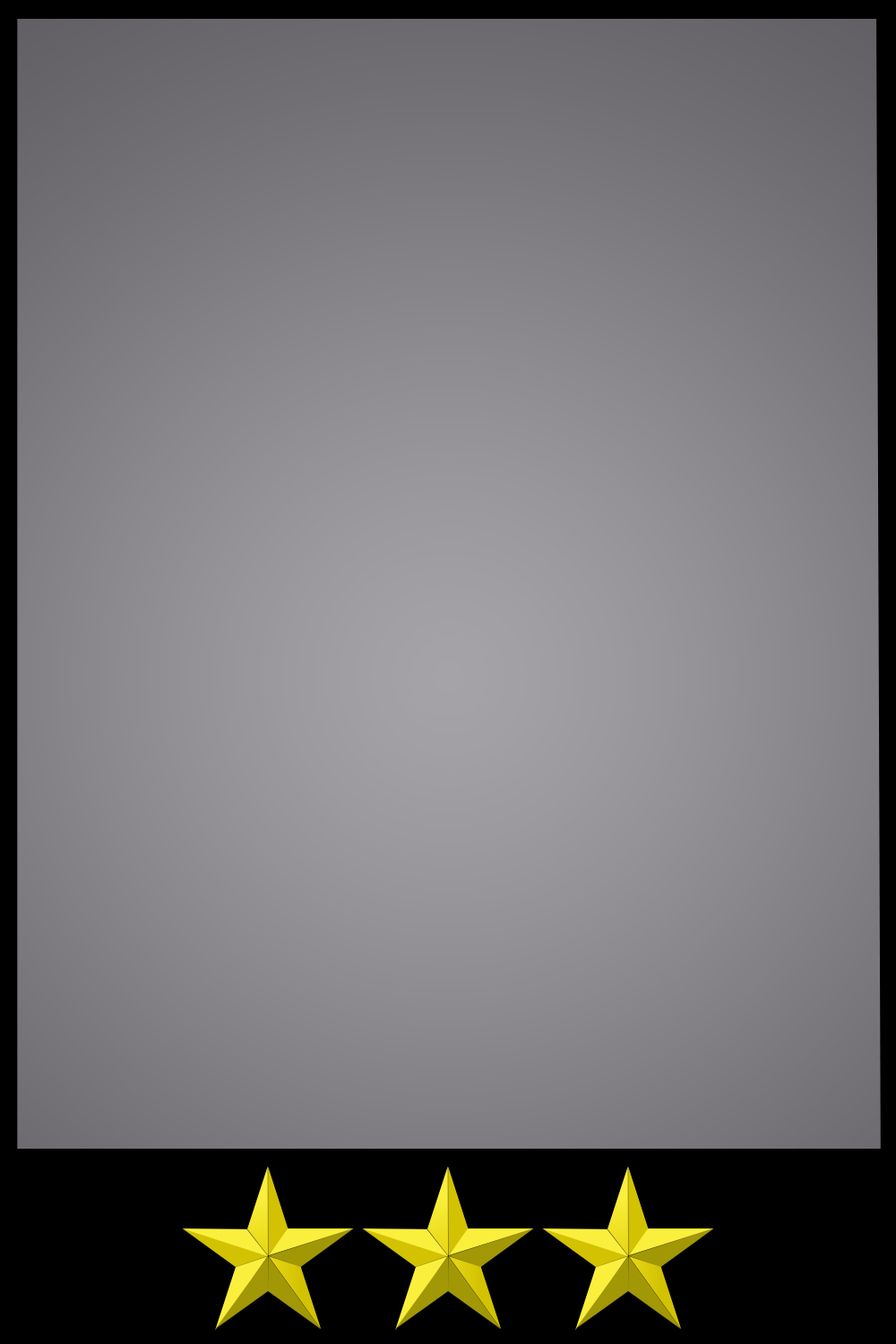
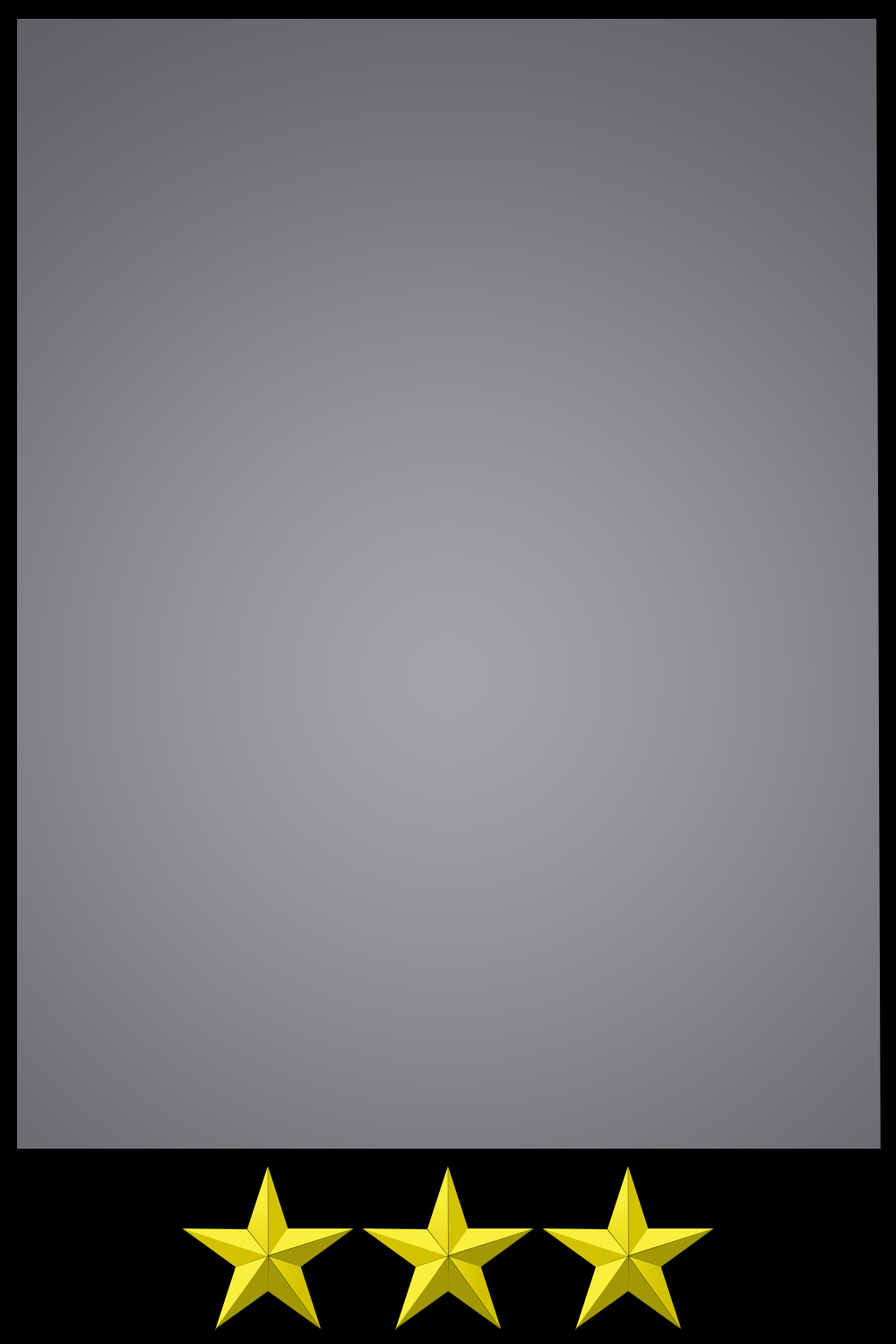
Comparing the layer stacks of the two 896x1344 images. Changes:
pixels changed over [17,18,881,1149] (layer not identified)
